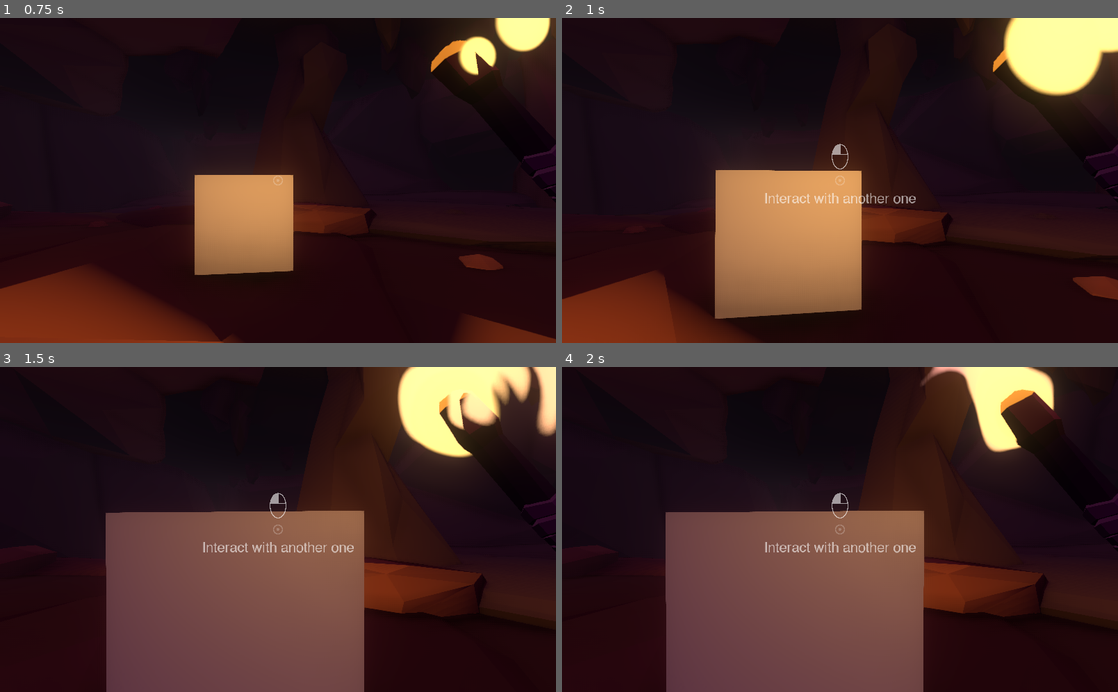
Above: before the commit, frames 1-4 (two rows, left to right).
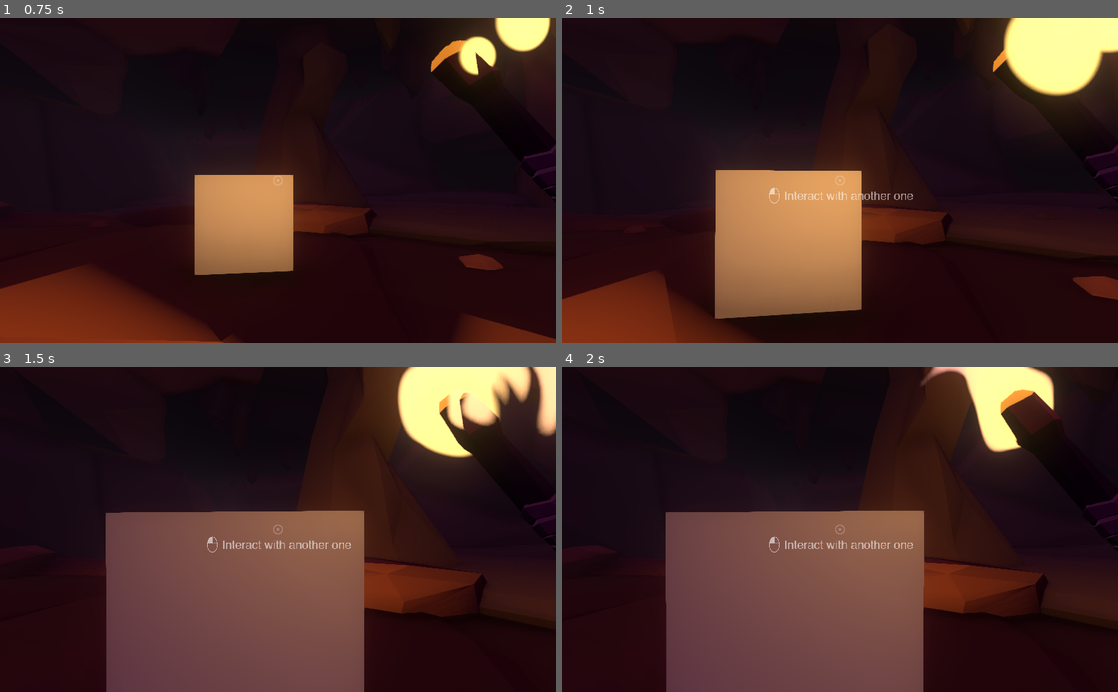
Above: after the commit, the same moments.

Repository: Anemony22/Creative-Jam-2021
Game: Godot game, scene res://scenes/levels/Main.tscn
The game is run twice, just before and just after one commit, with the same random seed, the same clock (stepped at 60 frames per second) and the same inputs.
Inputs (mouse positions are in pixels of both pictures, inside the frame that each line leads up to):
- Up to frame 1 (0.75 s): tap Enter at 0.5 s; move the mouse to (305, 180) at 0.52 s; hold W (move_forward) from 0.53 s (still down); hold E (interact) from 0.53 s (still down)
- Up to frame 2 (1 s): keep holding W (move_forward); keep holding E (interact)
- Up to frame 3 (1.5 s): keep holding W (move_forward); move the mouse to (250, 529) at 1.27 s; release E (interact) at 1.28 s; tap E (interact) at 1.35 s
- Up to frame 4 (2 s): keep holding W (move_forward)

Frame 1 is identical in both runs. In frame 2, 0.5% of the frame differs, in the area x 36-64%, y 38-58%; in frame 3, 0.5%; in frame 4, 0.5%.

Commit message:
Interaction tweaks

Diff:
--- a/scenes/entities/Player.gd
+++ b/scenes/entities/Player.gd
@@ -74,7 +74,7 @@
 		if collision.has_node("Interactable"):
 			var interactable = collision.get_node("Interactable")
 
-			$HUD/RayCheck/Interact.text = "Interact with " + interactable.title
+			$HUD/RayCheck/HBoxContainer/Interact.text = "Interact with " + interactable.title
 			$HUD/RayCheck.visible = true
 	else:
 		$HUD/RayCheck.visible = false
--- a/scenes/gui/HUD.tscn
+++ b/scenes/gui/HUD.tscn
@@ -5,7 +5,7 @@
 [ext_resource path="res://resources/fonts/Helvetica.ttf" type="DynamicFontData" id=3]
 
 [sub_resource type="DynamicFont" id=1]
-size = 26
+size = 22
 font_data = ExtResource( 3 )
 
 [node name="HUD" type="CanvasLayer"]
@@ -29,31 +29,44 @@
 anchor_top = 0.5
 anchor_right = 0.5
 anchor_bottom = 0.5
-margin_top = -56.0
 __meta__ = {
 "_edit_use_anchors_": false
 }
 
-[node name="Sprite" type="Sprite" parent="RayCheck"]
-modulate = Color( 1, 1, 1, 0.588235 )
-position = Vector2( 0, 12 )
-scale = Vector2( 0.1, 0.1 )
-texture = ExtResource( 2 )
-
-[node name="Interact" type="Label" parent="RayCheck"]
-modulate = Color( 1, 1, 1, 0.588235 )
-anchor_left = 0.5
-anchor_top = 0.5
-anchor_right = 0.5
-anchor_bottom = 0.5
-margin_left = -63.0
-margin_top = 48.5
-margin_right = 63.0
-margin_bottom = 75.5
+[node name="HBoxContainer" type="HBoxContainer" parent="RayCheck"]
+margin_top = 19.0
+margin_right = 28.0
 grow_horizontal = 2
-custom_fonts/font = SubResource( 1 )
-text = "interact"
-align = 1
+mouse_filter = 2
+alignment = 1
 __meta__ = {
 "_edit_use_anchors_": false
 }
+
+[node name="AspectRatioContainer" type="Control" parent="RayCheck/HBoxContainer"]
+margin_bottom = 23.0
+
+[node name="TextureRect" type="TextureRect" parent="RayCheck/HBoxContainer/AspectRatioContainer"]
+modulate = Color( 1, 1, 1, 0.588235 )
+margin_left = -30.1166
+margin_top = -7.4956
+margin_right = 1.8834
+margin_bottom = 24.5044
+size_flags_horizontal = 3
+size_flags_vertical = 3
+texture = ExtResource( 2 )
+expand = true
+__meta__ = {
+"_edit_use_anchors_": false
+}
+
+[node name="Interact" type="Label" parent="RayCheck/HBoxContainer"]
+modulate = Color( 1, 1, 1, 0.588235 )
+margin_left = 4.0
+margin_right = 169.0
+margin_bottom = 23.0
+custom_fonts/font = SubResource( 1 )
+text = "interact message"
+__meta__ = {
+"_edit_use_anchors_": false
+}
--- a/scenes/levels/Main.tscn
+++ b/scenes/levels/Main.tscn
@@ -29,8 +29,8 @@
 [ext_resource path="res://scenes/environment/rocks/small/small_rock2.tscn" type="PackedScene" id=27]
 [ext_resource path="res://scenes/environment/rocks/small/small_rock4.tscn" type="PackedScene" id=28]
 [ext_resource path="res://scenes/environment/rocks/small/small_rock5.tscn" type="PackedScene" id=29]
-[ext_resource path="res://scenes/objects/artefacts/TestInteractionCube.tscn" type="PackedScene" id=30]
-[ext_resource path="res://scenes/objects/Interactable.tscn" type="PackedScene" id=31]
+[ext_resource path="res://scenes/objects/interactables/artefacts/TestInteractionCube.tscn" type="PackedScene" id=30]
+[ext_resource path="res://scenes/objects/interactables/Interactable.tscn" type="PackedScene" id=31]
 
 [sub_resource type="BoxShape" id=1]
 extents = Vector3( 30, 1, 30 )
--- a/scenes/objects/Interactable.tscn
+++ b/scenes/objects/interactables/Interactable.tscn
@@ -1,6 +1,6 @@
 [gd_scene load_steps=2 format=2]
 
-[ext_resource path="res://scenes/objects/Interactable.gd" type="Script" id=1]
+[ext_resource path="res://scenes/objects/interactables/Interactable.gd" type="Script" id=1]
 
 [node name="Interactable" type="Node"]
 script = ExtResource( 1 )
--- a/scenes/objects/artefacts/TestInteractionCube.tscn
+++ b/scenes/objects/interactables/artefacts/TestInteractionCube.tscn
@@ -1,6 +1,7 @@
 [gd_scene load_steps=4 format=2]
 
-[ext_resource path="res://scenes/objects/Interactable.tscn" type="PackedScene" id=1]
+[ext_resource path="res://scenes/objects/interactables/Interactable.tscn" type="PackedScene" id=1]
+
 
 [sub_resource type="CubeMesh" id=1]
 
Renamed: scenes/objects/Interactable.gd -> scenes/objects/interactables/Interactable.gd
